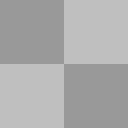
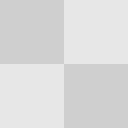
Revision of a layered 128×128 image; what changed, layer by layer:
"新規レイヤー#1": opacity 25% → 10% over [left=0, top=0, right=128, bottom=128]
"背景": opacity 20% → 10% over [left=0, top=0, right=128, bottom=128]
"新規レイヤー": opacity 50% → 10% over [left=0, top=0, right=128, bottom=128]
